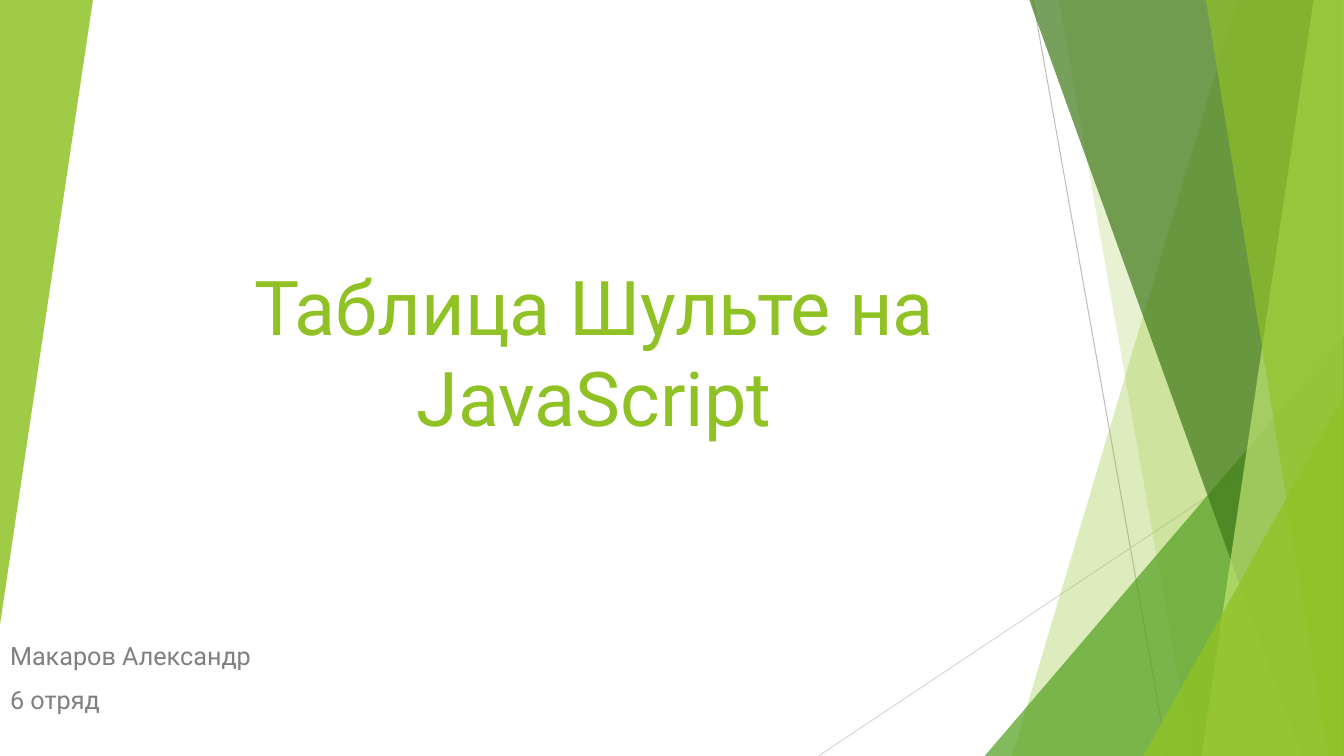
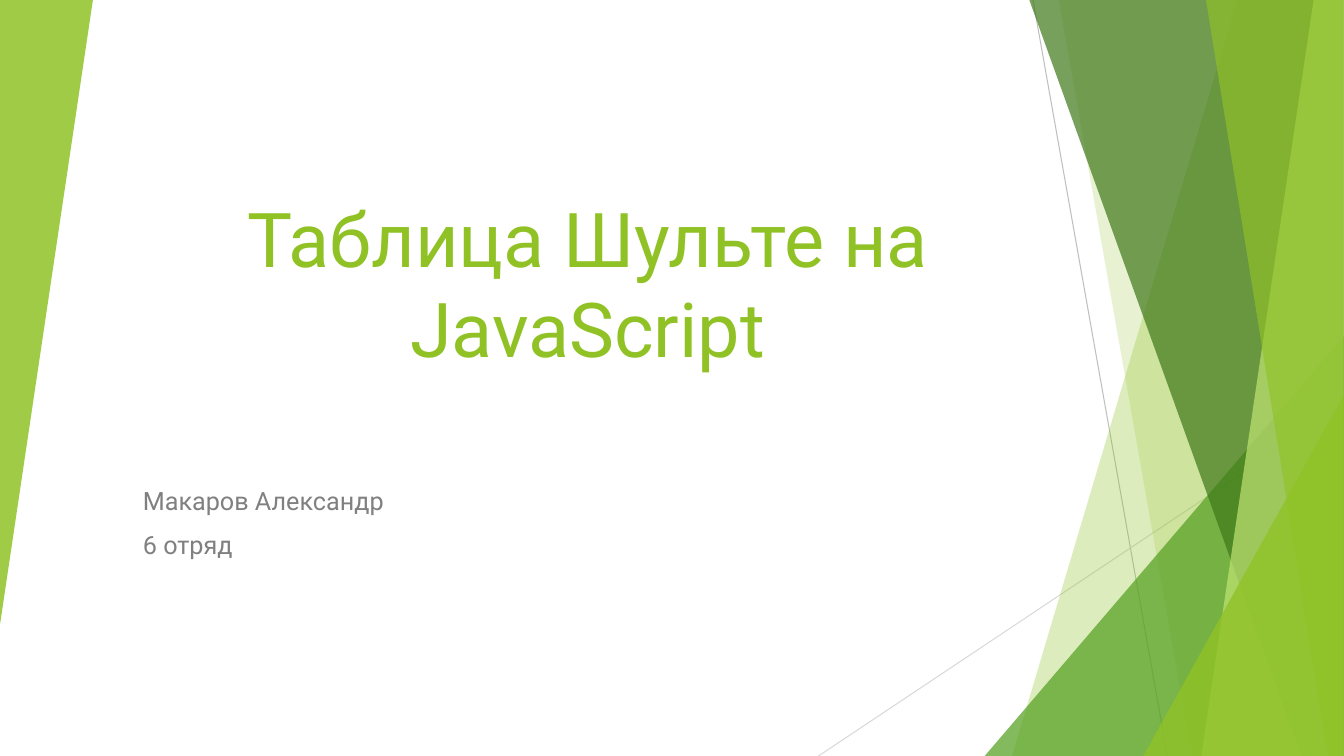
Before and after one commit to alex-makaroff/shulte, a slide deck: slide 1 of Таблица Шульте на JavaScript.pptx. Drawn at 1344x756 pixels with LibreOffice and Linux fonts; fonts in the diff are those of the drawing. Boxes give left, top, right and bottom in pixels: in the first picture for what was removed or moved away, otherwise in the second. Text is boxed around its words. In the diff, an @@ line names an element or a change of style, - is before the commit and + after.

```diff
--- a/Таблица Шульте на JavaScript.pptx
+++ b/Таблица Шульте на JavaScript.pptx
@@ title "Таблица Шульте на JavaScript": place and size @@
-title "Таблица Шульте на JavaScript" at <box>254,277,934,442</box>
+title "Таблица Шульте на JavaScript" at <box>248,209,928,373</box>
@@ subtitle "Макаров Александр": place and size @@
-subtitle "Макаров Александр" at <box>10,647,251,714</box>
+subtitle "Макаров Александр" at <box>143,492,384,559</box>
```
Also in this commit, not shown: 4 other slides changed, 2 slides added.
